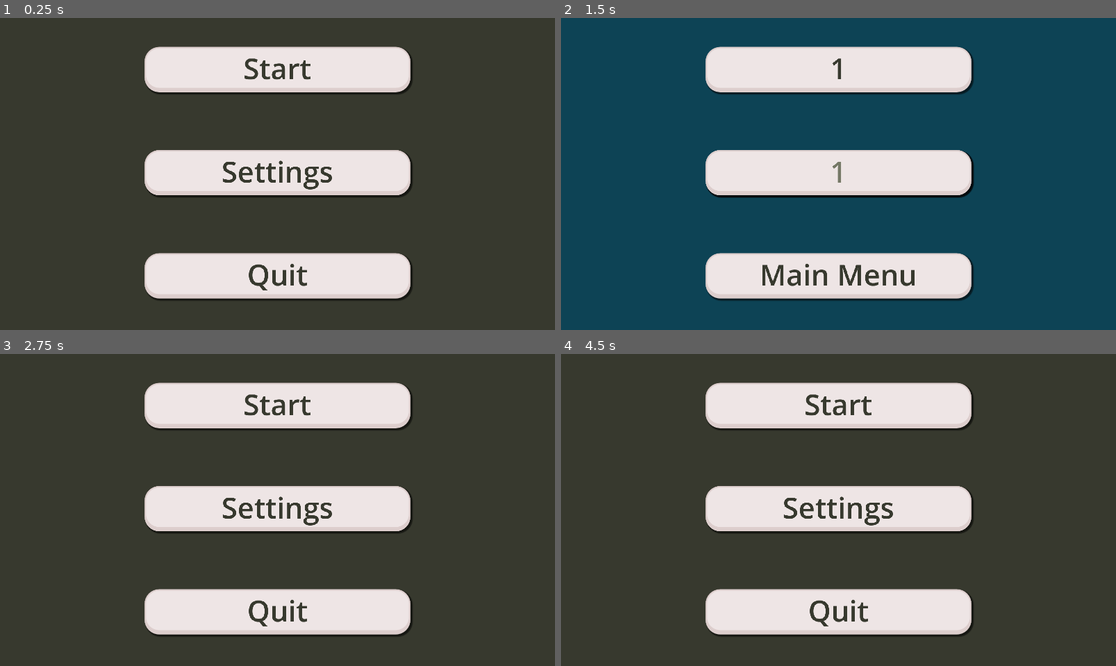
Above: before the commit, frames 1-4 (two rows, left to right).
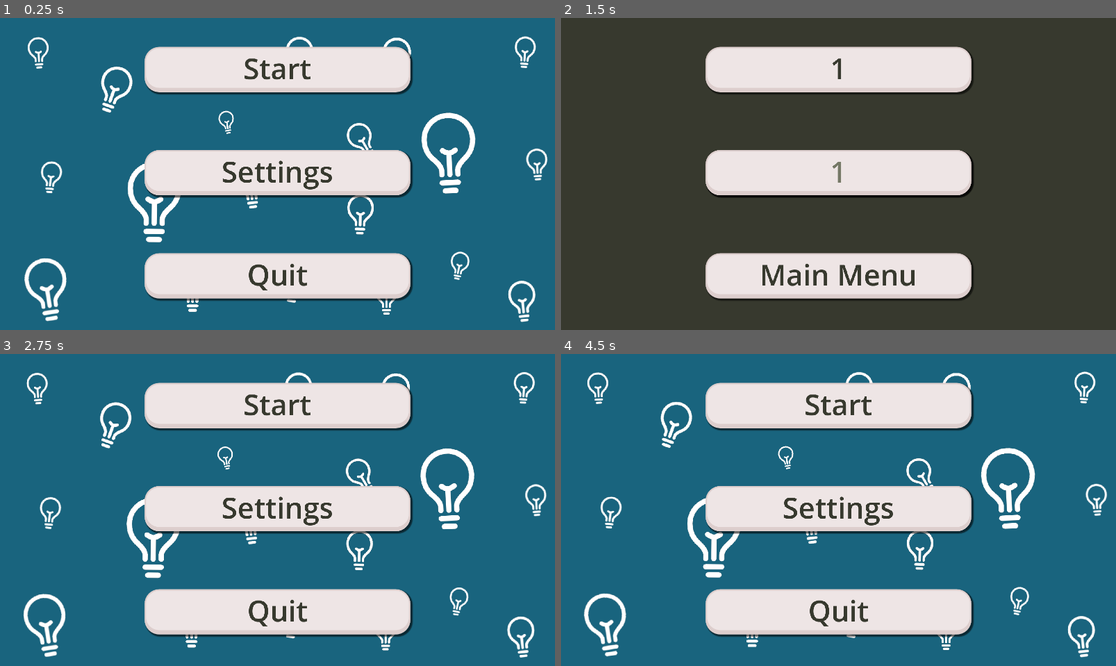
Above: after the commit, the same moments.

Repository: mosusg/brainrot-translator
Game: Godot game, scene res://scenes/menu.tscn
The game is run twice, just before and just after one commit, with the same random seed, the same clock (stepped at 60 frames per second) and the same inputs.
Inputs:
- Up to frame 1 (0.25 s): no input
- Up to frame 2 (1.5 s): click "Settings" at 0.5 s; click "1" at 1.25 s
- Up to frame 3 (2.75 s): click "Main Menu" at 2 s
- Up to frame 4 (4.5 s): click "Start" at 2.75 s; click "1" at 3.5 s; click "Main Menu" at 4.25 s

The runs differ from the first frame. In frame 1, 80% of the frame differs, in the area x 0-100%, y 0-100%; in frame 2, 78%; in frame 3, 80%; in frame 4, 80%.

Commit message:
scrolling ahh

Diff:
--- a/scenes/menu.tscn
+++ b/scenes/menu.tscn
@@ -1,8 +1,15 @@
-[gd_scene load_steps=4 format=3 uid="uid://4wv5kf7jysck"]
+[gd_scene load_steps=7 format=3 uid="uid://4wv5kf7jysck"]
 
 [ext_resource type="Script" uid="uid://de8udnlghhcpx" path="res://scripts/menu.gd" id="1_yqeox"]
+[ext_resource type="Shader" uid="uid://cyoq1wi4hfrgt" path="res://scenes/menuscroll.gdshader" id="2_4ytvr"]
 [ext_resource type="StyleBox" uid="uid://bid4da0a1s6wl" path="res://tres/Button style up.tres" id="2_con2f"]
+[ext_resource type="Texture2D" uid="uid://12flds17r3h2" path="res://assets/betterbulb.png" id="3_g3eks"]
 [ext_resource type="StyleBox" uid="uid://b62gyhl44h0ks" path="res://tres/Button style.tres" id="3_mhnvy"]
+
+[sub_resource type="ShaderMaterial" id="ShaderMaterial_v86rl"]
+shader = ExtResource("2_4ytvr")
+shader_parameter/scroll_speed = 0.0008
+shader_parameter/direction_change_speed = 0.05
 
 [node name="MainMenu" type="Control"]
 layout_mode = 3
@@ -19,12 +26,15 @@
 custom_minimum_size = Vector2(1920, 1080)
 offset_right = 1920.0
 offset_bottom = 1080.0
-color = Color(0.215686, 0.223529, 0.180392, 1)
+color = Color(0.0980392, 0.392157, 0.494118, 1)
 
 [node name="TextureRect" type="TextureRect" parent="."]
+texture_repeat = 2
+material = SubResource("ShaderMaterial_v86rl")
 layout_mode = 0
-offset_right = 40.0
-offset_bottom = 40.0
+offset_right = 1920.0
+offset_bottom = 1080.0
+texture = ExtResource("3_g3eks")
 
 [node name="CenterContainer" type="CenterContainer" parent="."]
 offset_top = 100.0
--- a/scenes/menuscroll.gdshader
+++ b/scenes/menuscroll.gdshader
@@ -1,14 +1,10 @@
 shader_type canvas_item;
 
+uniform float scroll_speed = 0.05;
+uniform float direction_change_speed = 0.5;
+
 void vertex() {
-	// Called for every vertex the material is visible on.
+    float angle = sin(TIME * direction_change_speed) * 3.14159;
+    vec2 direction = vec2(cos(angle), sin(angle));
+    UV += direction * scroll_speed * TIME;
 }
-
-void fragment() {
-	// Called for every pixel the material is visible on.
-}
-
-//void light() {
-//	// Called for every pixel for every light affecting the CanvasItem.
-//	// Uncomment to replace the default light processing function with this one.
-//}
--- a/scenes/settings.tscn
+++ b/scenes/settings.tscn
@@ -18,7 +18,7 @@
 layout_mode = 0
 offset_right = 40.0
 offset_bottom = 40.0
-color = Color(0.0532808, 0.262591, 0.335082, 1)
+color = Color(0.215686, 0.223529, 0.180392, 1)
 
 [node name="CenterContainer" type="CenterContainer" parent="."]
 layout_mode = 0
Binary file added: assets/betterbulb.png
Not shown, changed: assets/betterbulb.png.import
Binary file removed: assets/lighbulb scroll.png
Not shown, removed: assets/lighbulb scroll.png.import
Binary file removed: assets/scroll test.png
